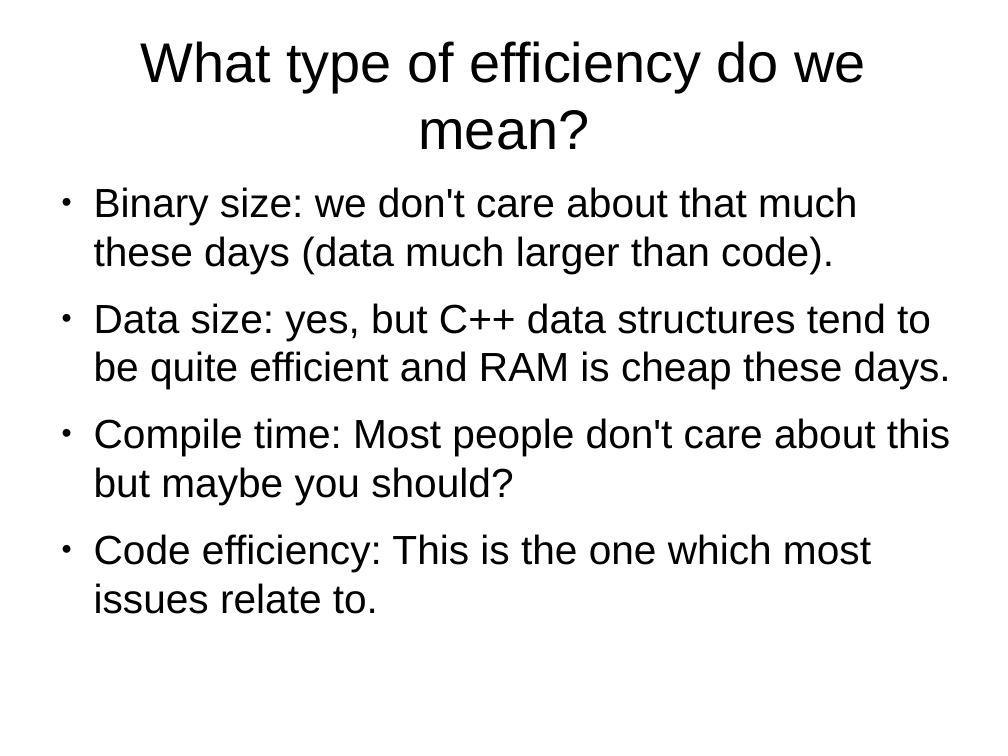
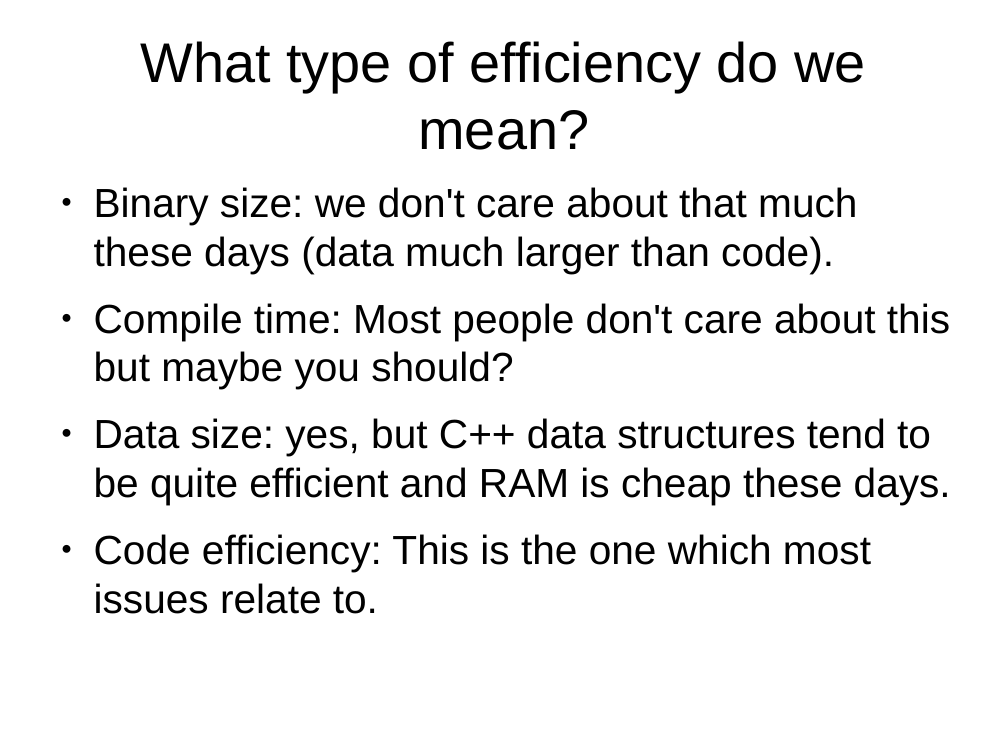
Before and after one commit to veltzer/demos-linux, a slide deck: slide 45 of multi_core/effective_cplusplus.odp. Drawn at 1008x756 pixels with LibreOffice and Linux fonts; fonts in the diff are those of the drawing. Boxes give left, top, right and bottom in pixels: in the first picture for what was removed or moved away, otherwise in the second. Text is boxed around its words. In the diff, an @@ line names an element or a change of style, - is before the commit and + after.

```diff
--- a/multi_core/effective_cplusplus.odp
+++ b/multi_core/effective_cplusplus.odp
@@ text at (94, 303, 950, 389): paragraph added @@
+● Compile time: Most people don't care about this but maybe you should?
@@ text at (94, 418, 950, 505): paragraph removed @@
-● Compile time: Most people don't care about this but maybe you should?
```
Also in this commit, not shown: 11 other slides changed, 6 slides added, 1 other file.
